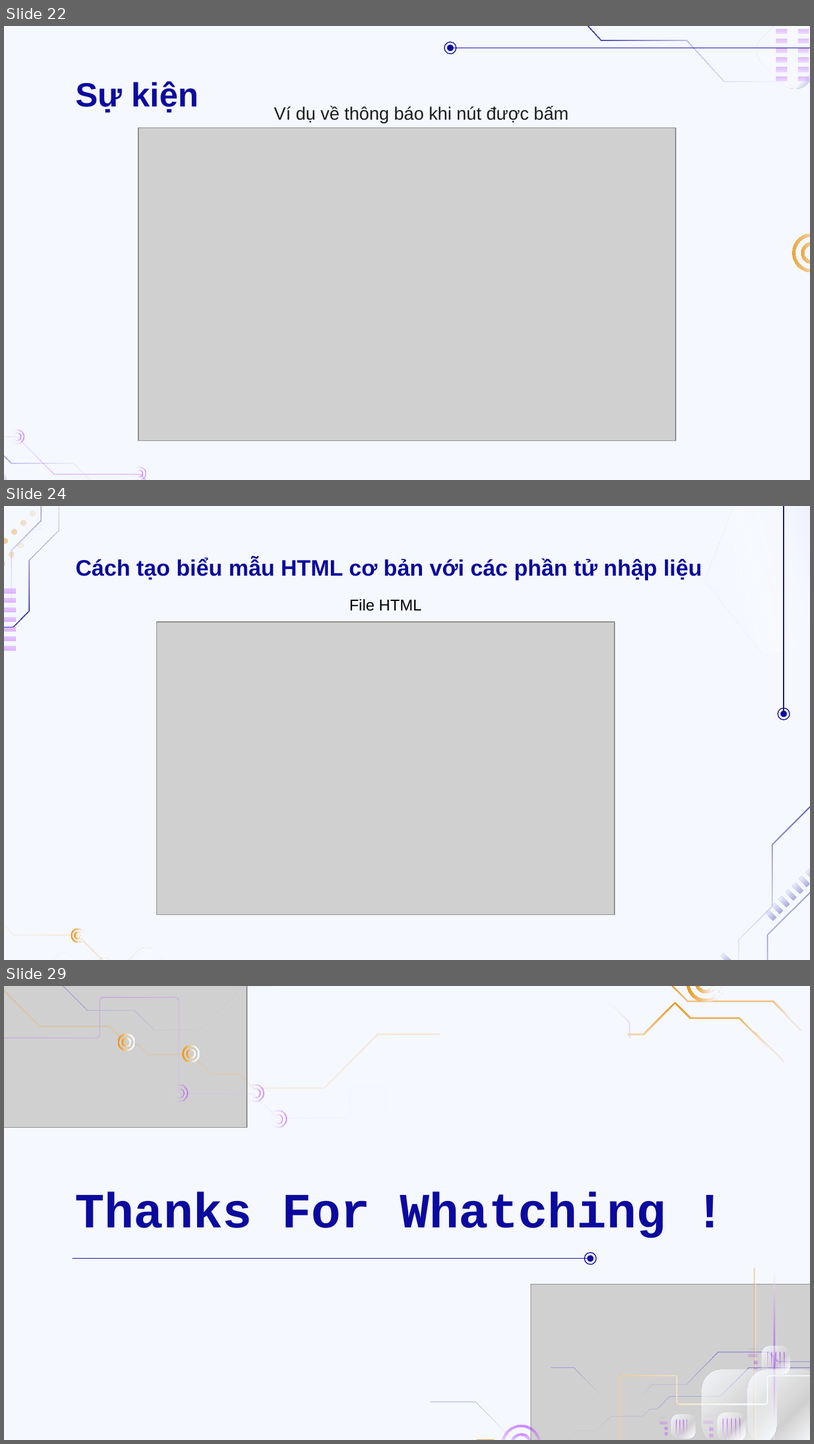
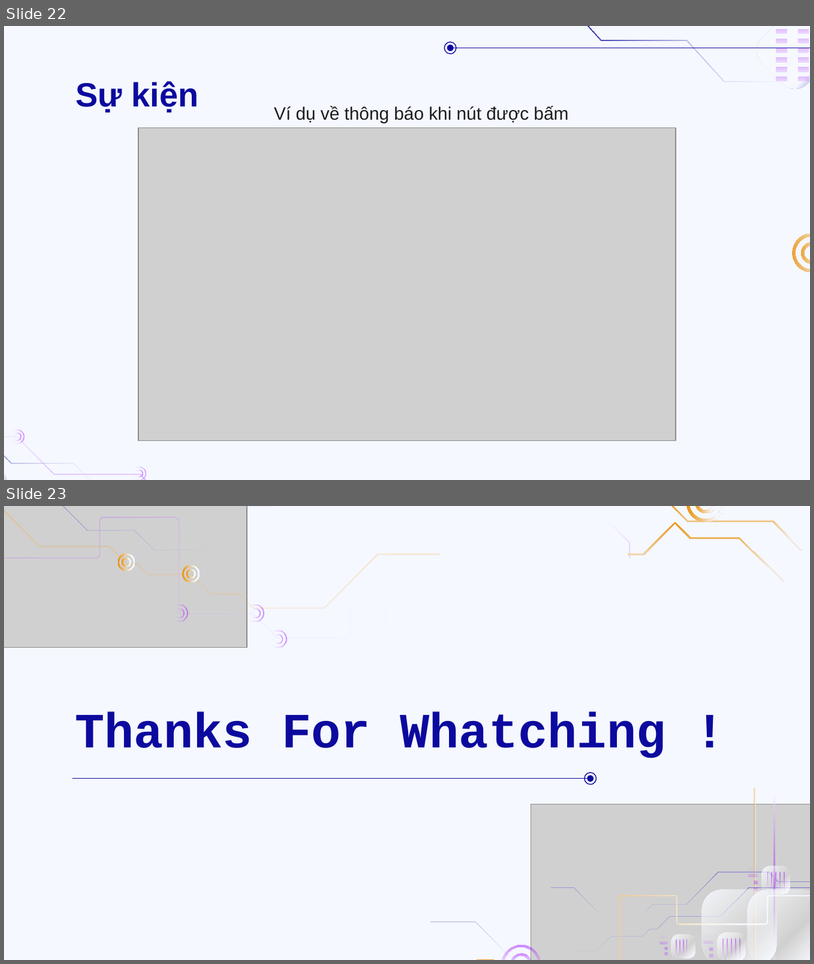
Before and after one commit to duongtrann02/music_app, a slide deck: Công-nghệ-Web.pptx. Shown one above the other, each under a label of ours: slides 22, 24 and 29 before the commit, slides 22 and 23 after it; the slides between them are not shown. The pictures are 814x1444 and 814x964 pixels, drawn with LibreOffice and Linux fonts; fonts in the diff are those of the drawing; grey boxes stand for pictures; background and template pictures are left out. Boxes give left, top, right and bottom in pixels: in the first picture for what was removed or moved away, otherwise in the second. Text is boxed around its words. In the diff, an @@ line names an element or a change of style, - is before the commit and + after.

Commit message:
4th commit

```diff
--- a/Công-nghệ-Web.pptx
+++ b/Công-nghệ-Web.pptx
@@ slide 24 removed at (4, 506, 810, 960), background #F5F8FF @@
@@ title removed at (75, 558, 702, 580) @@
-Cách tạo biểu mẫu HTML cơ bản với các phần tử nhập liệu
@@ text removed at (350, 599, 422, 611) @@
-File HTML
@@ picture removed at (156, 622, 614, 915) @@
@@ group removed at (4, 506, 84, 663): 11 freeform shapes @@
@@ group removed at (687, 506, 810, 720): 2 ellipses, 1 freeform shape, 1 line @@
@@ group removed at (539, 753, 810, 960): 10 freeform shapes @@
@@ group removed at (4, 880, 233, 960): 6 freeform shapes @@
@@ what was slide 29 is now slide 23 @@
```
Also in this commit, not shown: 5 other slides removed.
